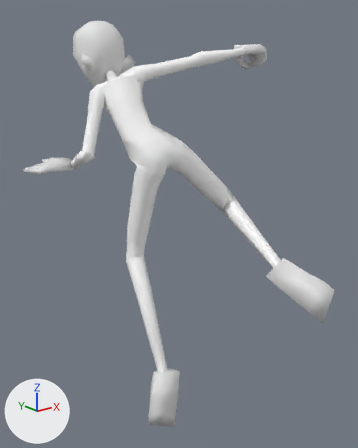
The glTF model Player/Assets/PlayerFinal/angel_body_final.glb: old version first, new version second.
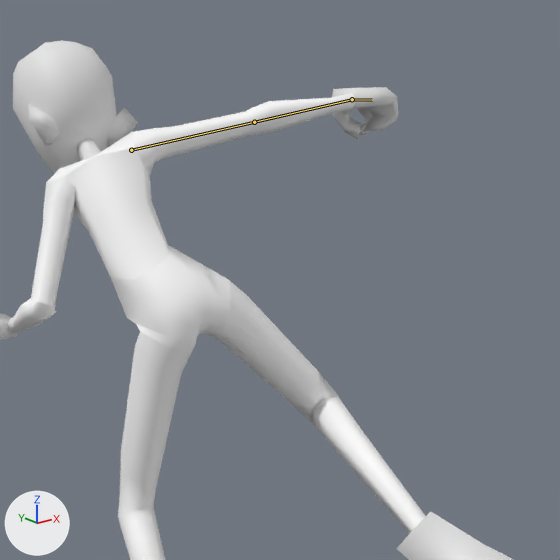
Old and new are each drawn whole from a 50 mm camera at (-1.43, -1.83, 1.47) aimed at (0.01, -0.03, 0.75) and again close up on the part from 19% to 97% of the width and 0% to 63% of the height. Every picture has the same lights, and +X, +Y and +Z are marked at lower left. The first two pictures are the older version. Both versions are drawn at frame 0 of the action 'vault_1.0'; the numbers are the values there. The bones that change are drawn over the model as lines in the close-ups.

Names of what the first close-up shows: 'body', 'body_lower', 'feet', 'hands', 'head', 'lower_arm_r', 'shin_l', 'shin_r', 'thigh_l', 'thigh_r', 'upper_arm_l', 'upper_arm_r' and 2 more.
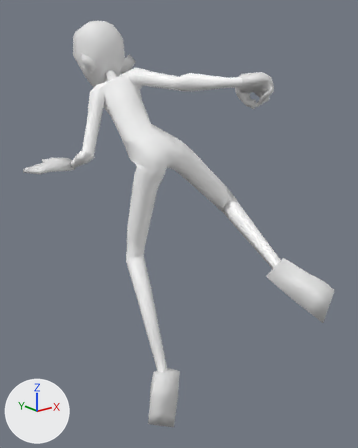
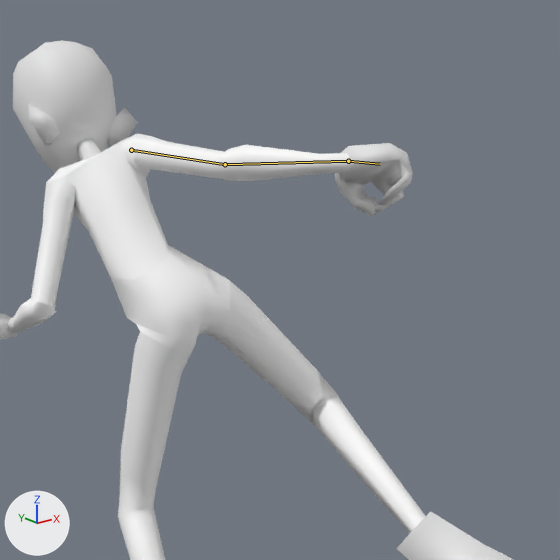
Pixel boxes [x1, y1, x2, y2] of what changed, in the close-ups (560 x 560 px):
'body', posed: before [47, 132, 169, 280]; after [47, 134, 169, 280]
'hands', posed: before [0, 87, 399, 339]; after [0, 143, 413, 339]
'lower_arm_r', posed (23% wider, 14% shorter): before [246, 93, 356, 135]; after [214, 145, 350, 181]
'upper_arm_r', posed (14% narrower, 28% shorter): before [132, 111, 251, 175]; after [122, 133, 224, 179]
bone 'upper_arm.R', root to tip: before (131, 150) to (254, 122); after (131, 150) to (225, 164)
bone 'forearm.R', root to tip: before (254, 122) to (352, 99); after (225, 164) to (348, 161)
bone 'hand.R', root to tip: before (352, 99) to (372, 100); after (348, 161) to (380, 164)

The change in detail:
Bone 'upper_arm.R' (bone_upper_arm_r) turns from (-16, 46, -15) to (27, 29, -47) degrees about its own x, y and z.
Bone 'forearm.R' (bone_forearm_r) turns from (5, 11, 1) to (-25, 18, 2) degrees about its own x, y and z.
Bone 'hand.R' (bone_hand_r) turns from (-17, -12, 18) to (-12, -26, 36) degrees about its own x, y and z.
